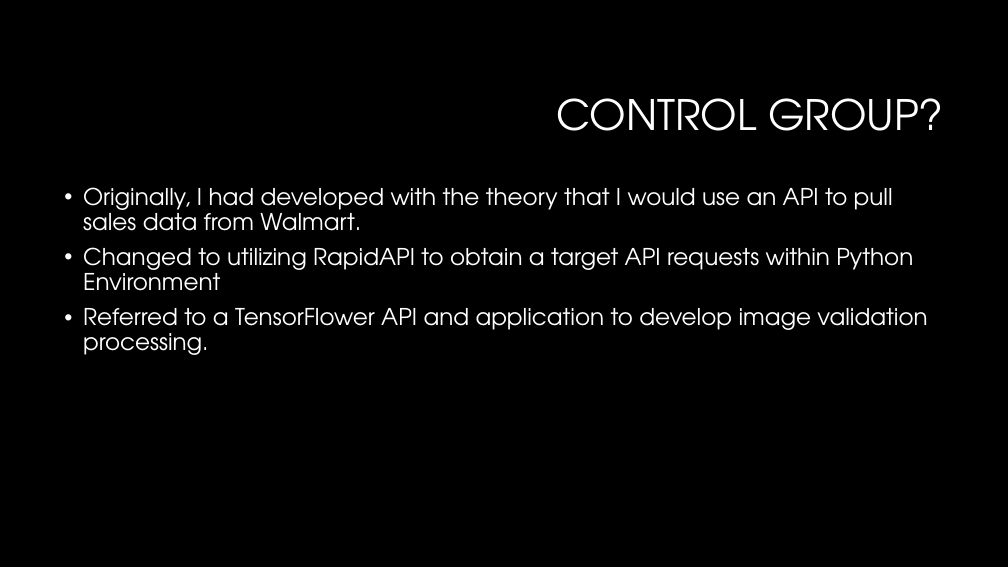
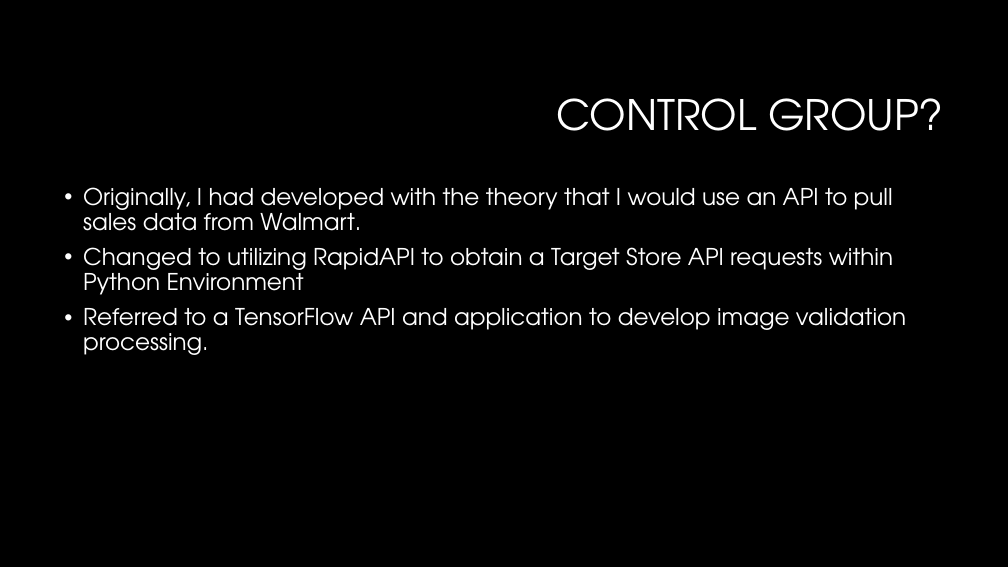
Before and after one commit to bhageneder/Hackathon2023, a slide deck: slide 3 of SalesPriceHackathonPresentation.pptx. Drawn at 1008x567 pixels with LibreOffice and Linux fonts; fonts in the diff are those of the drawing; background and template pictures are left out. Boxes give left, top, right and bottom in pixels: in the first picture for what was removed or moved away, otherwise in the second. Text is boxed around its words. In the diff, an @@ line names an element or a change of style, - is before the commit and + after.

```diff
--- a/SalesPriceHackathonPresentation.pptx
+++ b/SalesPriceHackathonPresentation.pptx
@@ text at bbox=[83, 247, 906, 355]: text changed @@
-• Changed to utilizing RapidAPI to obtain a target API requests within Python Environment
-• Referred to a TensorFlower API and application to develop image validation processing.
+• Changed to utilizing RapidAPI to obtain a Target Store API requests within Python Environment
+• Referred to a TensorFlow API and application to develop image validation processing.
```
Also in this commit, not shown: 1 other slide changed, 2 other files.
